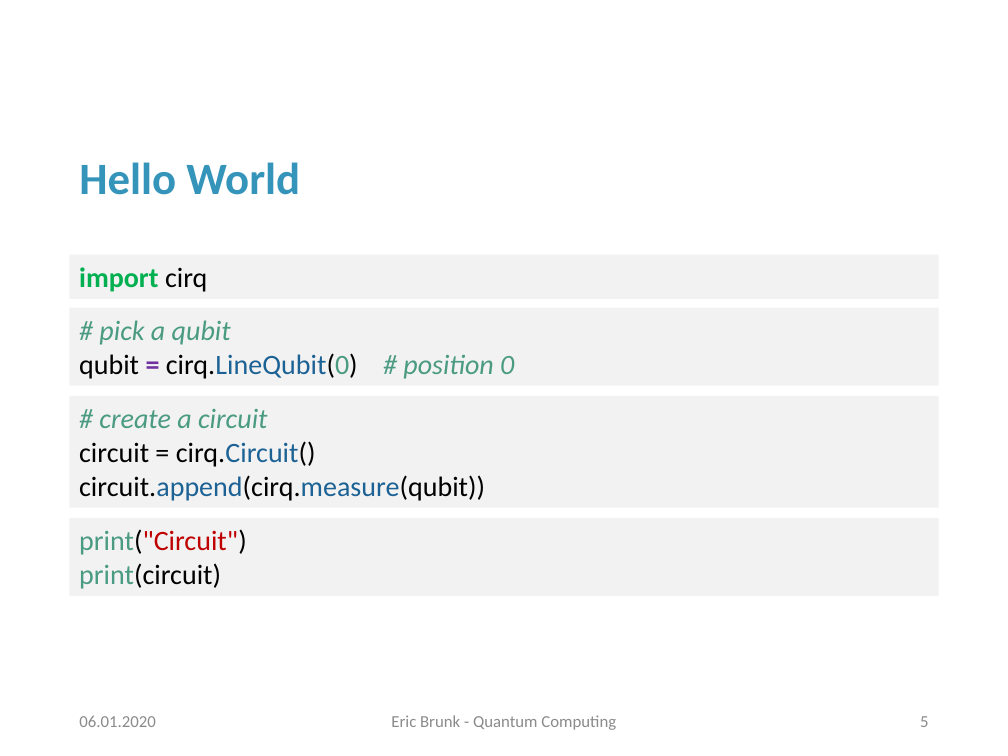
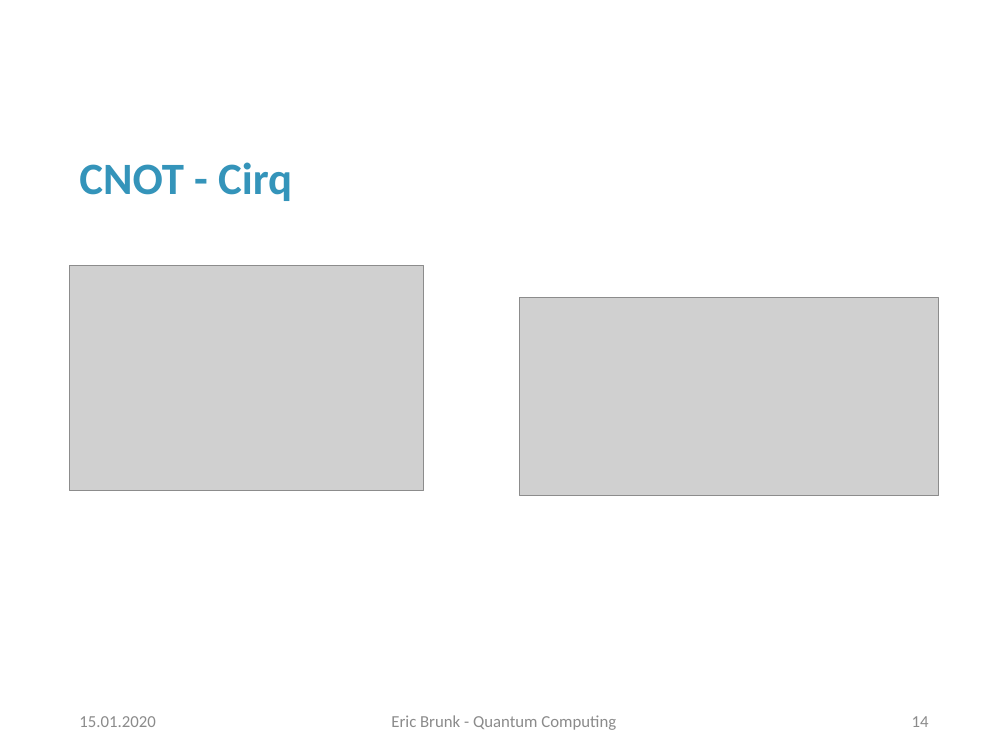
Before and after one commit to erxn91/quantum_computing, a slide deck: slide 14 of Präsentation.pptx (slide 5 before the commit). Drawn at 1008x756 pixels with LibreOffice and Linux fonts; fonts in the diff are those of the drawing; grey boxes stand for pictures; background and template pictures are left out. Boxes give left, top, right and bottom in pixels: in the first picture for what was removed or moved away, otherwise in the second. Text is boxed around its words. In the diff, an @@ line names an element or a change of style, - is before the commit and + after.

```diff
--- a/Präsentation.pptx
+++ b/Präsentation.pptx
@@ title at box(79, 162, 292, 201): text changed @@
-Hello World
+CNOT - Cirq
@@ rectangle removed at box(70, 255, 938, 299) @@
-import cirq
@@ picture added at box(70, 265, 424, 490) @@
@@ picture added at box(519, 298, 938, 496) @@
@@ rectangle removed at box(70, 307, 938, 385) @@
-# pick a qubit
-qubit = cirq.LineQubit(0) # position 0
@@ rectangle removed at box(70, 396, 938, 508) @@
-# create a circuit
-circuit = cirq.Circuit()
-circuit.append(cirq.measure(qubit))
@@ rectangle removed at box(70, 518, 938, 596) @@
-print("Circuit")
-print(circuit)
@@ text at box(79, 716, 155, 727): text changed @@
-06.01.2020
+15.01.2020
@@ page number at box(912, 716, 929, 727): text changed @@
-5
+14
```
Also in this commit, not shown: 25 other slides changed, 12 slides added, 9 other files.
